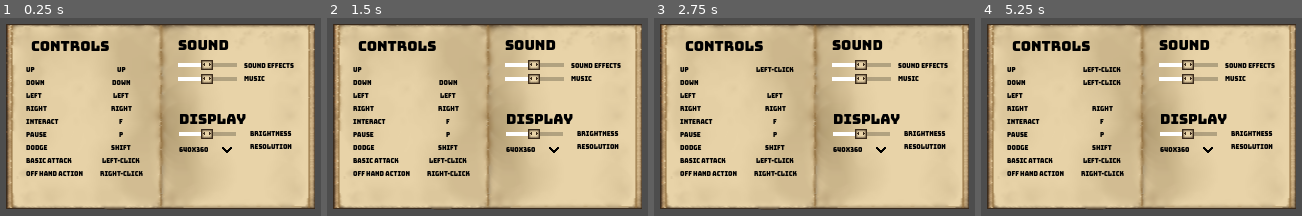
Above: before the commit, frames 1-4 (left to right).
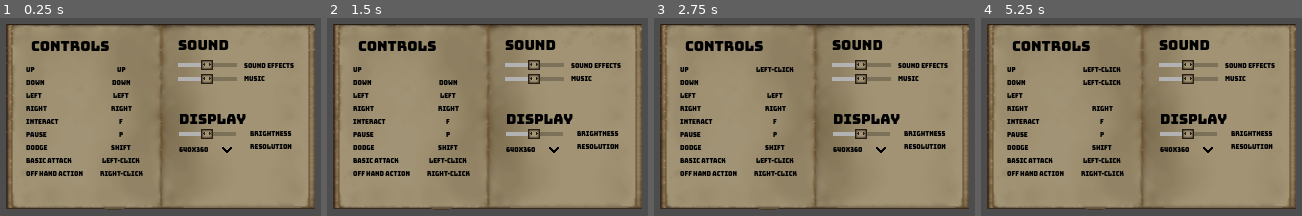
Above: after the commit, the same moments.

Repository: jozeni00/rolo_project
Game: Godot game, scene res://settings_menu.tscn
Two runs of this game, one before a commit and one after it. Both use one fixed random seed, a clock stepped at 60 frames per second and the inputs below. The project has no main scene, so this scene is started directly.
Inputs (mouse positions are in pixels of both pictures, inside the frame that each line leads up to):
- Up to frame 1 (0.25 s): no input
- Up to frame 2 (1.5 s): click "UP" at 0.5 s; click (448, 69) at 1.27 s
- Up to frame 3 (2.75 s): click "Down" at 2 s
- Up to frame 4 (5.25 s): click "Left-Click" at 2.75 s; click "Left-Click" at 3.5 s; click (1102, 81) at 4.27 s; click "LEFT" at 5 s

The runs differ from the first frame. In frame 1, 84% of the frame differs, in the area x 2-98%, y 3-96%; in frame 2, 84%; in frame 3, 84%; in frame 4, 84%.

Commit message:
added working brightness setting using ColorRect

Diff:
--- a/Settings/src/settings.gd
+++ b/Settings/src/settings.gd
@@ -8,10 +8,9 @@
 # --- Display & Sound Nodes ---
 @onready var music_slider = $Sound/SoundSliders/Music
 @onready var sfx_slider = $Sound/SoundSliders/SoundEffects
+@onready var resolution_option = $Display/DisplayControls/OptionButton
 @onready var brightness_slider = $Display/DisplayControls/Brightness
-@onready var resolution_option = $Display/DisplayControls/OptionButton
-@onready var brightness_overlay = get_node("BrightnessOverlay")
-
+@onready var brightness_overlay = $BrightnessOverlay
 
 # Called when the node enters the scene tree for the first time.
 func _ready() -> void:
@@ -96,10 +95,11 @@
 
 # Brightness Control
 func _on_brightness_value_changed(value: float) -> void:
-	if brightness_overlay:
-		# 0 = darkest (black opaque), 100 = brightest (fully transparent)
-		brightness_overlay.modulate = Color(0, 0, 0, (100.0 - value) / 100.0)
-	print("Brightness set to:", value)
+	# Map slider 0–100 → alpha 0.6–0 (dark to bright)
+	var alpha = lerp(0.6, 0.0, value / 100.0)
+	brightness_overlay.color = Color(0, 0, 0, alpha)
+	print("Brightness overlay:", alpha)
+
 
 
 # Resolution Options
--- a/project.godot
+++ b/project.godot
@@ -17,6 +17,7 @@
 [autoload]
 
 SaveManager="*res://PlayerSave/src/save_manager.gd"
+SettingsMenu="*res://settings_menu.tscn"
 
 [display]
 
--- a/settings_menu.tscn
+++ b/settings_menu.tscn
@@ -7,19 +7,6 @@
 [sub_resource type="StyleBoxFlat" id="StyleBoxFlat_mlw3h"]
 
 [node name="CanvasLayer" type="CanvasLayer"]
-
-[node name="BrightnessOverlay" type="ColorRect" parent="."]
-anchors_preset = 15
-anchor_right = 1.0
-anchor_bottom = 1.0
-offset_left = 177.0
-offset_top = 83.0
-offset_right = 177.0
-offset_bottom = 83.0
-grow_horizontal = 2
-grow_vertical = 2
-mouse_filter = 2
-color = Color(0, 0, 0, 0)
 
 [node name="Settings" type="Control" parent="."]
 layout_mode = 3
@@ -35,6 +22,17 @@
 size_flags_vertical = 4
 script = ExtResource("1_mlw3h")
 
+[node name="BrightnessOverlay" type="ColorRect" parent="Settings"]
+z_index = 10
+layout_mode = 1
+anchors_preset = 15
+anchor_right = 1.0
+anchor_bottom = 1.0
+grow_horizontal = 2
+grow_vertical = 2
+mouse_filter = 2
+color = Color(0, 0, 0, 0.3019608)
+
 [node name="MenuSprite" type="Sprite2D" parent="Settings"]
 position = Vector2(154, 93)
 texture = ExtResource("1_0cmel")
Not shown, changed: PlayerSave/.DS_Store
